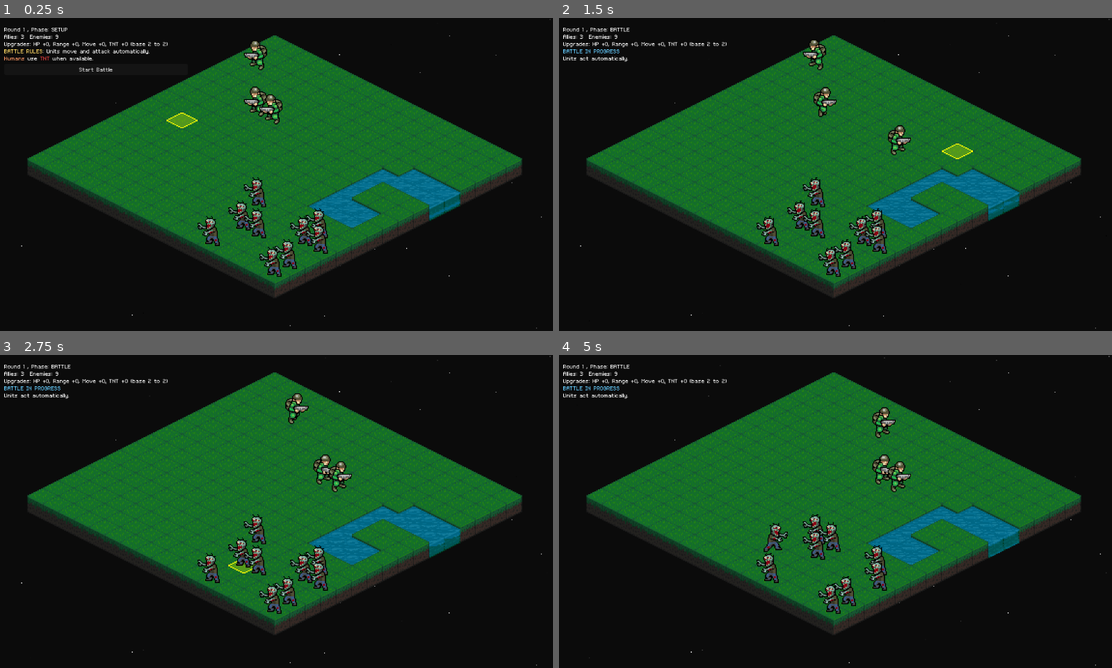
Above: before the commit, frames 1-4 (two rows, left to right).
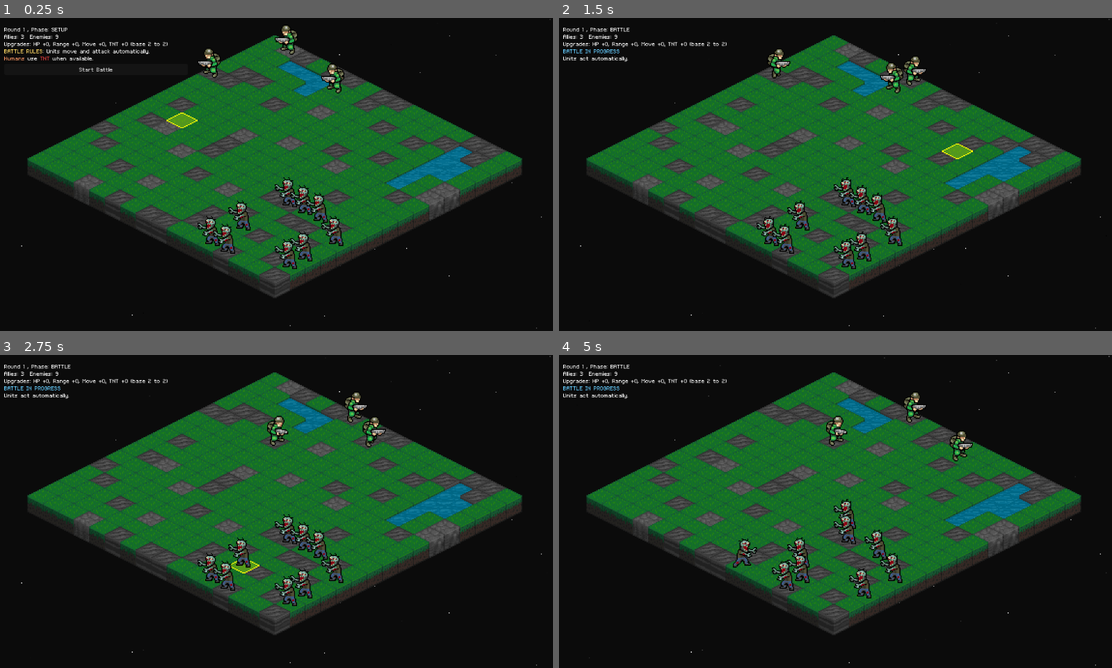
Above: after the commit, the same moments.

Repository: Tekknobot/MEKIII
Game: Godot game, scene res://scenes/Game.tscn
The game is run twice, just before and just after one commit, with the same random seed, the same clock (stepped at 60 frames per second) and the same inputs.
Inputs (mouse positions are in pixels of both pictures, inside the frame that each line leads up to):
- Up to frame 1 (0.25 s): no input
- Up to frame 2 (1.5 s): click "Start Battle" at 0.5 s; move the mouse to (957, 158) at 1.27 s; click (957, 158) at 1.42 s
- Up to frame 3 (2.75 s): drag from (165, 527) to (248, 574) at 2.02 s
- Up to frame 4 (5 s): move the mouse to (890, 442) at 2.77 s; click (890, 442) at 2.92 s; drag from (807, 574) to (664, 464) at 3.52 s; move the mouse to (1001, 558) at 4.27 s; click (1001, 558) at 4.42 s

The runs differ from the first frame. In frame 1, 13% of the frame differs, in the area x 13-92%, y 2-89%; in frame 2, 13%; in frame 3, 13%; in frame 4, 14%, in the area x 13-92%, y 8-89%.

Commit message:
Add some sfx.

Diff:
--- a/scenes/Game.tscn
+++ b/scenes/Game.tscn
@@ -9,14 +9,20 @@
 [ext_resource type="Texture2D" uid="uid://by1nnygq8fbib" path="res://sprites/Terrain/dirt.png" id="6_mcffj"]
 [ext_resource type="Texture2D" uid="uid://bvs7gpxakq282" path="res://sprites/Terrain/sandstone.png" id="7_2rd6h"]
 [ext_resource type="Texture2D" uid="uid://d3dw1g0jasso3" path="res://sprites/Tiles_UI/mek3/1x1_move.png" id="7_g4kob"]
+[ext_resource type="AudioStream" uid="uid://cue0f2dfa4w6t" path="res://audio/SFX/rusty_machine_gun_fire_single.wav" id="7_jbgew"]
 [ext_resource type="Texture2D" uid="uid://dqnyvmrsprmvf" path="res://sprites/Terrain/grass_snow.png" id="8_7ua8r"]
 [ext_resource type="Script" uid="uid://82k2eidbwyo3" path="res://scenes/camera.gd" id="8_400sg"]
+[ext_resource type="AudioStream" uid="uid://dogvi6q7030pk" path="res://audio/SFX/explosion_8bit.wav" id="8_a85ww"]
+[ext_resource type="AudioStream" uid="uid://dg6i58j3chf0p" path="res://audio/Zombie/zombie_massacre_vocal_attack_short_02.wav" id="8_jhsr3"]
 [ext_resource type="Texture2D" uid="uid://bo43jxw78vpg7" path="res://sprites/Tiles_UI/mek3/2x2_move.png" id="8_qy1jj"]
+[ext_resource type="AudioStream" uid="uid://dpslt5sraa3ko" path="res://audio/Zombie/zombie_massacre_vocal_impact_pain_hurt_01.wav" id="9_0bq3a"]
 [ext_resource type="Texture2D" uid="uid://usc687xtdcac" path="res://sprites/Terrain/grass_default.png" id="9_r7sob"]
 [ext_resource type="Script" uid="uid://wc6v1t13xa2b" path="res://scripts/cursor.gd" id="10_3xj3m"]
+[ext_resource type="AudioStream" uid="uid://8c083clar0gj" path="res://audio/Zombie/human_death.wav" id="10_jhsr3"]
 [ext_resource type="Texture2D" uid="uid://bsdcosxsddrot" path="res://sprites/Terrain/ice.png" id="10_y5y3l"]
 [ext_resource type="Texture2D" uid="uid://bysc7op7qquei" path="res://sprites/Tiles_UI/mek3/1x1_cursor.png" id="11_2rd6h"]
 [ext_resource type="Texture2D" uid="uid://eh6ocjhc4lti" path="res://sprites/Terrain/water.png" id="11_vjgi4"]
+[ext_resource type="AudioStream" uid="uid://dbjuep5ctjt4q" path="res://audio/SFX/step_tile.wav" id="12_0bq3a"]
 [ext_resource type="Texture2D" uid="uid://b2b8iier8i5b7" path="res://sprites/Tiles_UI/mek3/2x2_cursor.png" id="12_7ua8r"]
 [ext_resource type="Texture2D" uid="uid://cchkas5ebl2h5" path="res://sprites/Tiles_UI/mek3/1x1_attack.png" id="14_vjgi4"]
 [ext_resource type="Texture2D" uid="uid://ck7ob82qmu1po" path="res://sprites/Tiles_UI/mek3/2x2_attack.png" id="15_kyk2p"]
@@ -146,6 +152,13 @@
 turn_manager = NodePath("TurnManager")
 tnt_curve_points = 16
 tnt_curve_line_width = 1.0
+sfx_human_attack = ExtResource("7_jbgew")
+sfx_zombie_attack = ExtResource("8_jhsr3")
+sfx_zombie_hurt = ExtResource("9_0bq3a")
+sfx_human_die = ExtResource("10_jhsr3")
+sfx_zombie_die = ExtResource("9_0bq3a")
+sfx_explosion = ExtResource("8_a85ww")
+sfx_move = ExtResource("12_0bq3a")
 
 [node name="StarryNight" parent="." instance=ExtResource("20_sv1m6")]
 
--- a/scenes/zombie.tscn
+++ b/scenes/zombie.tscn
@@ -105,7 +105,7 @@
 }],
 "loop": false,
 "name": &"death",
-"speed": 12.0
+"speed": 18.0
 }, {
 "frames": [{
 "duration": 1.0,
--- a/scripts/game.gd
+++ b/scripts/game.gd
@@ -158,6 +158,20 @@
 @export var ui_title_font_size: int = 20
 
 var ui_font: FontFile
+
+@onready var sfx: AudioStreamPlayer2D = $SFX
+
+@export var sfx_human_attack: AudioStream
+@export var sfx_zombie_attack: AudioStream
+
+@export var sfx_human_hurt: AudioStream
+@export var sfx_zombie_hurt: AudioStream
+
+@export var sfx_human_die: AudioStream
+@export var sfx_zombie_die: AudioStream
+
+@export var sfx_explosion: AudioStream
+@export var sfx_move: AudioStream # optional
 
 func _rect_top_left(size: Vector2i) -> Rect2i:
 	return Rect2i(Vector2i(0, 0), size)
@@ -639,55 +653,6 @@
 	]
 
 
-func _smooth_terrain(passes: int, keep_main_bias := true) -> void:
-	var main := season_main_tile()
-
-	for _p in range(passes):
-		var next := []
-		next.resize(map_width)
-		for x in range(map_width):
-			next[x] = []
-			next[x].resize(map_height)
-
-		for x in range(map_width):
-			for y in range(map_height):
-				var c := Vector2i(x, y)
-
-				# don't smooth water here; your water system already handles it
-				if grid.terrain[x][y] == T_WATER:
-					next[x][y] = T_WATER
-					continue
-
-				var counts := {}
-				for nb in _neighbors8(c):
-					if not _in_bounds(nb):
-						continue
-					var tid = grid.terrain[nb.x][nb.y]
-					if tid == T_WATER:
-						continue
-					counts[tid] = (counts.get(tid, 0) + 1)
-
-				# pick majority neighbor tile
-				var best_tid = grid.terrain[x][y]
-				var best_n := -1
-				for tid in counts.keys():
-					var n = counts[tid]
-					if n > best_n:
-						best_n = n
-						best_tid = tid
-
-				# optional: gently bias back toward the season main tile
-				if keep_main_bias and rng.randf() < 0.08:
-					best_tid = main
-
-				next[x][y] = best_tid
-
-		# commit
-		for x in range(map_width):
-			for y in range(map_height):
-				grid.terrain[x][y] = next[x][y]
-
-
 func generate_map() -> void:
 	_seed_rng()
 
@@ -695,7 +660,6 @@
 		for y in range(map_height):
 			grid.terrain[x][y] = pick_tile_for_season_no_water()
 
-	_smooth_terrain(3)
 	_add_water_blobs()
 	_ensure_walkable_connected()
 	_remove_dead_ends()
@@ -1167,25 +1131,22 @@
 	var repeats = max(attacker.attack_repeats, 1)
 
 	for i in range(repeats):
-		# target might have died earlier (or been freed by something else)
 		if not is_instance_valid(target):
 			break
 
+		# play the attacker sound BEFORE anything can free the target
+		play_sfx_poly(_sfx_attack_for(attacker), attacker.global_position, -6.0)
+
 		await _play_anim_and_wait(attacker, anim_name)
 
-		# target could still get freed between anim end and damage call
 		if not is_instance_valid(target):
 			break
 
-		# ✅ IMPORTANT: await so take_damage can safely animate + free
 		await target.take_damage(1)
 
-		# if it died and freed itself, stop immediately
-		if not is_instance_valid(target):
-			break
-
-		# Flash only if still alive
-		if target.hp > 0:
+		# hurt sound only if target still exists + is still alive
+		if is_instance_valid(target) and target.hp > 0:
+			play_sfx_poly(_sfx_hurt_for(target), target.global_position, -5.0)
 			await _flash_unit(target)
 
 	_play_idle(attacker)
@@ -1515,22 +1476,41 @@
 	var anim_name := _get_attack_anim_name(attacker)
 	var repeats = max(attacker.attack_repeats, 1)
 
+	# Use a weakref so we can safely re-fetch the object after awaits
+	var target_ref = weakref(target)
+
 	for i in range(repeats):
-		if not is_instance_valid(target):
+		# attacker could also die mid-chain
+		if not is_instance_valid(attacker):
 			break
 
+		var t := target_ref.get_ref() as Unit
+		if t == null or not is_instance_valid(t):
+			break
+
+		# Attack SFX before anything can free the target
+		play_sfx_poly(_sfx_attack_for(attacker), attacker.global_position, -6.0)
+
 		await _play_anim_and_wait(attacker, anim_name)
 
-		# IMPORTANT: await so death animation can play safely
-		await target.take_damage(1)
-
-		# if it died, stop
-		if not is_instance_valid(target):
+		# Re-fetch target AFTER await (it may have been freed)
+		t = target_ref.get_ref() as Unit
+		if t == null or not is_instance_valid(t):
 			break
 
-		await _flash_unit(target)
-
-	_play_idle(attacker)
+		await t.take_damage(1)
+
+		# Re-fetch again (take_damage might free it)
+		t = target_ref.get_ref() as Unit
+		if t == null or not is_instance_valid(t):
+			break
+
+		if t.hp > 0:
+			play_sfx_poly(_sfx_hurt_for(t), t.global_position, -5.0)
+			await _flash_unit(t)
+
+	if is_instance_valid(attacker):
+		_play_idle(attacker)
 	is_attacking_unit = false
 
 func perform_move(u: Unit, dest: Vector2i) -> void:
@@ -1773,6 +1753,7 @@
 		add_child(boom)
 		boom.global_position = to_pos
 		boom.z_index = 999999
+		play_sfx_poly(sfx_explosion, to_pos, -2.0, 0.9, 1.1)
 
 	# Damage units in splash radius (grid distance)
 	for child in units_root.get_children():
@@ -1928,3 +1909,54 @@
 
 	_set_facing_from_world_delta(tnt_aim_human, from_pos, to_pos)
 	_draw_tnt_curve(from_pos, to_pos, tnt_arc_height)
+
+func play_sfx(stream: AudioStream, world_pos: Vector2, vol_db := -6.0, pitch_min := 0.95, pitch_max := 1.05) -> void:
+	if stream == null:
+		return
+	if sfx == null or not is_instance_valid(sfx):
+		return
+	sfx.stream = stream
+	sfx.global_position = world_pos
+	sfx.volume_db = vol_db
+	sfx.pitch_scale = randf_range(pitch_min, pitch_max) # tiny variation feels nicer
+	sfx.play()
+
+func play_sfx_poly(stream: AudioStream, world_pos: Vector2, vol_db := -6.0, pitch_min := 0.95, pitch_max := 1.05) -> void:
+	if stream == null:
+		return
+
+	var p := AudioStreamPlayer2D.new()
+	p.stream = stream
+	p.global_position = world_pos
+	p.volume_db = vol_db
+	p.pitch_scale = randf_range(pitch_min, pitch_max)
+
+	add_child(p)
+	p.play()
+
+	# cleanup when finished
+	p.finished.connect(func():
+		if is_instance_valid(p):
+			p.queue_free()
+	)
+
+func _sfx_attack_for(u: Unit) -> AudioStream:
+	if u is Human:
+		return sfx_human_attack
+	if u is Zombie:
+		return sfx_zombie_attack
+	return null
+
+func _sfx_hurt_for(u: Unit) -> AudioStream:
+	if u is Human:
+		return sfx_human_hurt
+	if u is Zombie:
+		return sfx_zombie_hurt
+	return null
+
+func _sfx_die_for(u: Unit) -> AudioStream:
+	if u is Human:
+		return sfx_human_die
+	if u is Zombie:
+		return sfx_zombie_die
+	return null
--- a/scripts/unit.gd
+++ b/scripts/unit.gd
@@ -18,6 +18,8 @@
 
 enum Team { ALLY, ENEMY }
 @export var team: Team = Team.ALLY
+
+var _death_sfx_played := false
 
 func _ready():
 	hp = max_hp
@@ -54,13 +56,18 @@
 	if is_queued_for_deletion():
 		return
 
+	var map := _get_map_controller()
+
+	# ✅ Play death SFX immediately (before waiting on animation)
+	_play_death_sfx(map)
+
 	# Try play death animation
 	var spr := _unit_sprite()
 	var played := false
 
 	if spr != null and spr.sprite_frames != null:
 		if spr.sprite_frames.has_animation("explode"):
-			self.scale = Vector2(1,1)
+			self.scale = Vector2(1, 1)
 
 			# Apply per-unit death offset
 			spr.position = _sprite_base_pos + death_offset
@@ -69,25 +76,20 @@
 			played = true
 
 		elif spr.sprite_frames.has_animation("death"):
-
 			spr.play("death")
 			played = true
 
 	# Tell the map to clear occupancy / selection immediately
-	# (so dead units stop blocking tiles right away)
-	var map := _get_map_controller()
 	if map != null and map.has_method("_on_unit_died"):
 		map._on_unit_died(self)
 
 	# If we played a death anim, wait for it to finish
-	if played:
+	if played and spr != null:
 		await spr.animation_finished
 	else:
-		# tiny fallback pause so it doesn't feel instant
 		await get_tree().create_timer(0.05).timeout
 
 	queue_free()
-
 
 # ---- helpers (Unit-local) ----
 func _unit_sprite() -> AnimatedSprite2D:
@@ -101,3 +103,19 @@
 	if get_parent() != null and get_parent().get_parent() != null:
 		return get_parent().get_parent()
 	return null
+
+func _play_death_sfx(map: Node) -> void:
+	if _death_sfx_played:
+		return
+	_death_sfx_played = true
+
+	if map == null:
+		return
+
+	# expects your Map script to have:
+	# - play_sfx_poly(stream, pos, vol_db, pitch_min, pitch_max)
+	# - _sfx_die_for(unit)
+	if map.has_method("_sfx_die_for") and map.has_method("play_sfx_poly"):
+		var stream: AudioStream = map._sfx_die_for(self)
+		if stream != null:
+			map.play_sfx_poly(stream, global_position, -4.0, 0.95, 1.05)
Not shown, added: audio/SFX/Mecha TURN ON - OFF 14.wav.import
Not shown, added: audio/SFX/Retro Beeep 06.wav.import
Not shown, added: audio/SFX/Retro Beeep 20.wav.import
Not shown, added: audio/SFX/Retro Blop 07.wav.import
Not shown, added: audio/SFX/Retro Blop StereoUP 09.wav.import
Not shown, added: audio/SFX/Retro FootStep 03.wav.import
Not shown, added: audio/SFX/Retro Magic 06.wav.import
Not shown, added: audio/SFX/Retro PickUp 10.wav.import
Not shown, added: audio/SFX/Retro PowerUP StereoUP 05.wav.import
Not shown, added: audio/SFX/Retro Weapon Electric 05.wav.import
Not shown, added: audio/SFX/blade_dash.wav.import
Not shown, added: audio/SFX/call_mek.wav.import
(and 46 more such lines)
